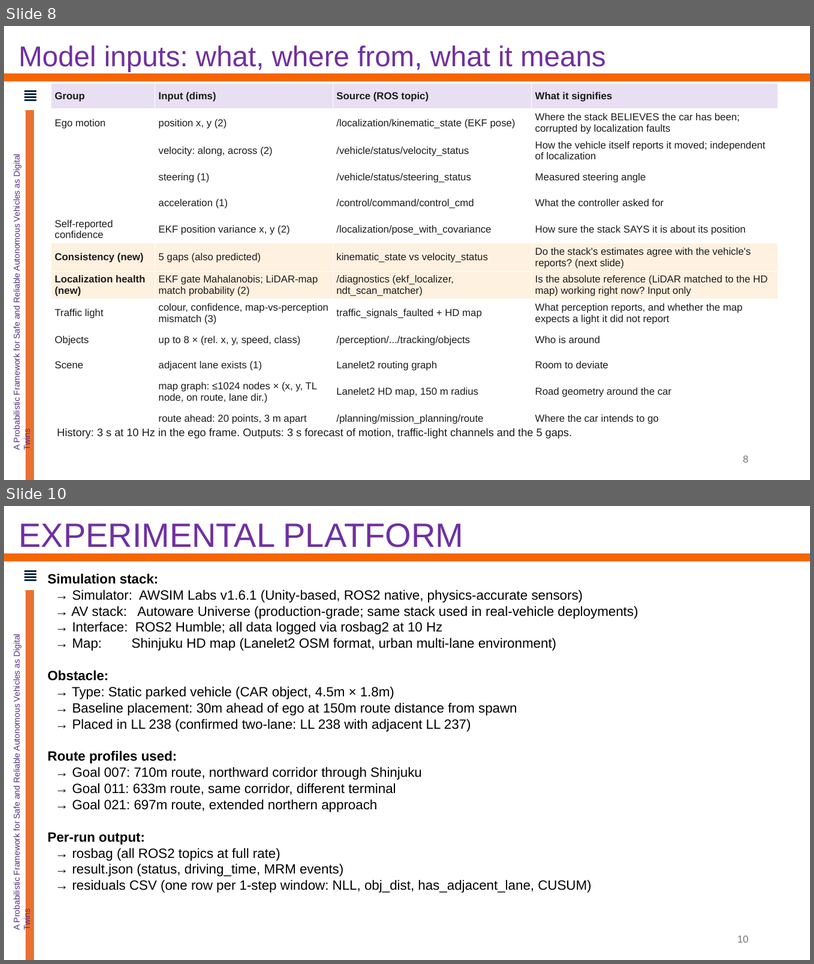
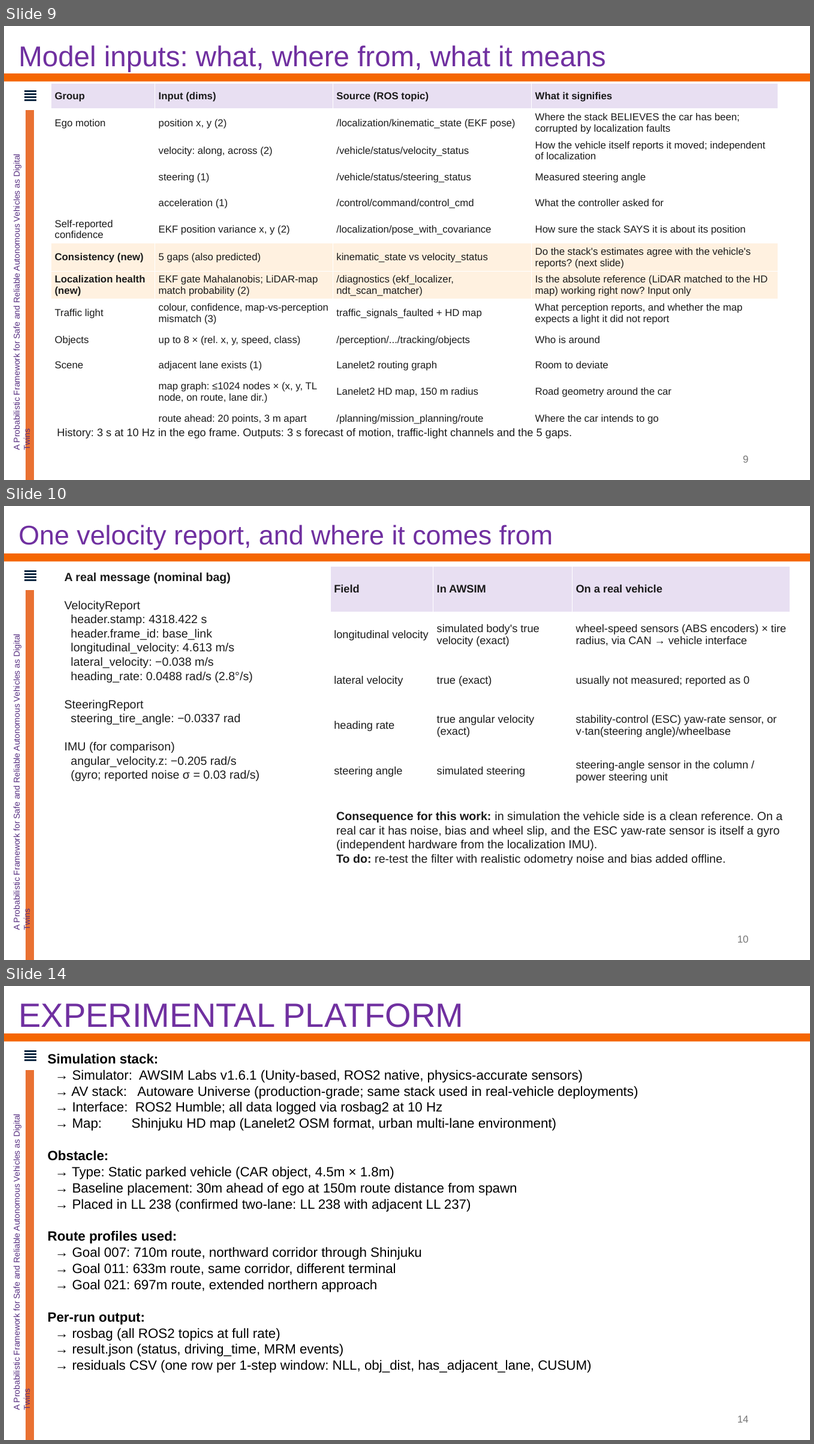
Before and after one commit to Kalpit-Vadnerkar/Risk-Aware-Control, a slide deck: presentation/2026-10-19_advisor_update.pptx. Shown one above the other, each under a label of ours: slides 8 and 10 before the commit, slides 9, 10 and 14 after it; the slides between them are not shown. The pictures are 814x964 and 814x1444 pixels, drawn with LibreOffice and Linux fonts; fonts in the diff are those of the drawing; background and template pictures are left out. Boxes give left, top, right and bottom in pixels: in the first picture for what was removed or moved away, otherwise in the second. Text is boxed around its words. In the diff, an @@ line names an element or a change of style, - is before the commit and + after.

```diff
--- a/presentation/2026-10-19_advisor_update.pptx
+++ b/presentation/2026-10-19_advisor_update.pptx
@@ slide 10 added at (x1=4, y1=506, x2=810, y2=960), background #FFFFFF; not listed: 7 template elements that a slide beside it also shows @@
@@ text added at (x1=18, y1=525, x2=554, y2=550), 32 pt, text #7030A0 @@
+One velocity report, and where it comes from
@@ text added at (x1=65, y1=572, x2=260, y2=781), 14 pt, text #1B1B1B @@
+A real message (nominal bag)
+VelocityReport
+header.stamp: 4318.422 s
+header.frame_id: base_link
+longitudinal_velocity: 4.613 m/s
+lateral_velocity: −0.038 m/s
+heading_rate: 0.0488 rad/s (2.8°/s)
+SteeringReport
+steering_tire_angle: −0.0337 rad
+IMU (for comparison)
+angular_velocity.z: −0.205 rad/s
+(gyro; reported noise σ = 0.03 rad/s)
@@ table added at (x1=330, y1=567, x2=791, y2=793), 5 rows, 3 columns @@
+Field | In AWSIM | On a real vehicle
+longitudinal velocity | simulated body's true velocity (exact) | wheel-speed sensors (ABS encoders) × tire radius, via CAN → vehicle interface
+lateral velocity | true (exact) | usually not measured; reported as 0
+heading rate | true angular velocity (exact) | stability-control (ESC) yaw-rate sensor, or v·tan(steering angle)/wheelbase
+steering angle | simulated steering | steering-angle sensor in the column / power steering unit
@@ text added at (x1=336, y1=811, x2=783, y2=865), 14 pt, text #1B1B1B @@
+Consequence for this work: in simulation the vehicle side is a clean reference. On a real car it has noise, bias and wheel slip, and the ESC yaw-rate sensor is itself a gyro (independent hardware from the localization IMU).
+To do: re-test the filter with realistic odometry noise and bias added offline.
@@ page number added at (x1=738, y1=935, x2=749, y2=942), 12 pt, text #757575 @@
+10
@@ what was slide 8 is now slide 9 @@
@@ page number at (x1=743, y1=455, x2=749, y2=462): text changed @@
-8
+9
@@ what was slide 10 is now slide 14 @@
@@ page number at (x1=738, y1=1415, x2=749, y2=1422): text changed @@
-10
+14
```
Also in this commit, not shown: 1 slide changed, 6 other slides added, 1 slide removed, 8 other files.
